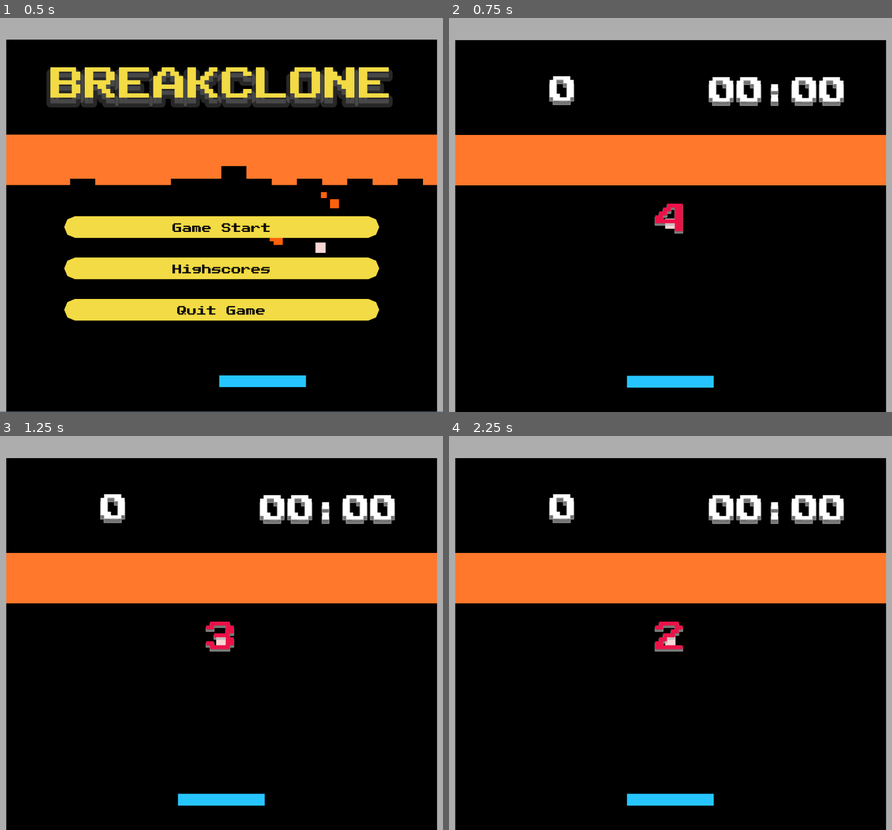
Above: before the commit, frames 1-4 (two rows, left to right).
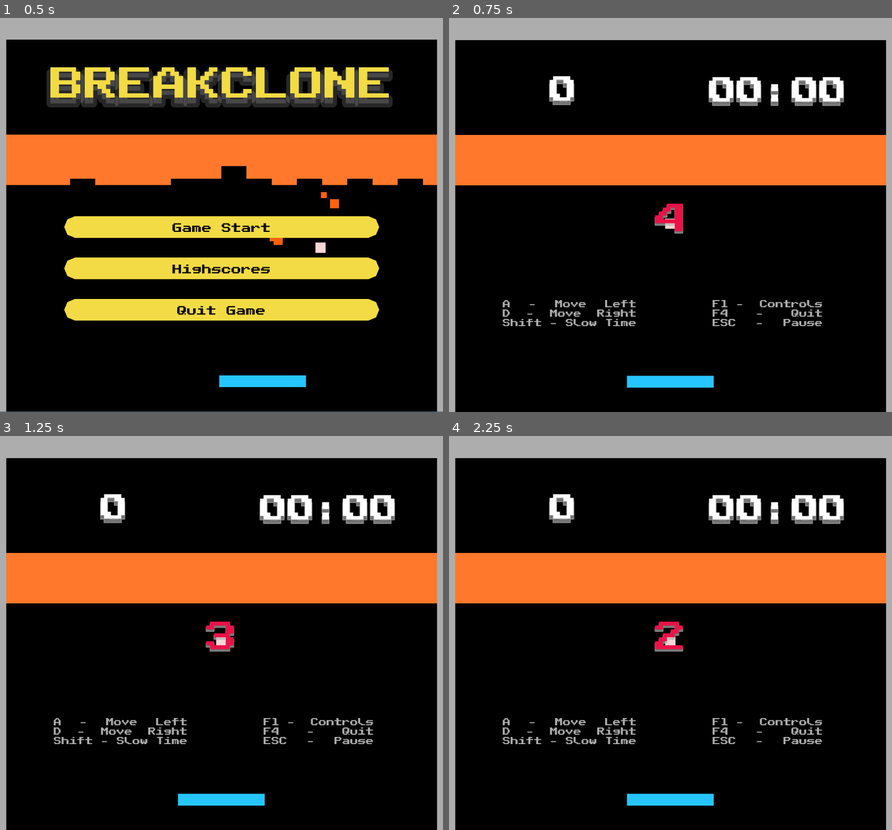
Above: after the commit, the same moments.

Repository: KeiGar/OrbFall
Game: Godot game, scene res://scenes/menus/main_menu_controls.tscn
Same seed, same stepped clock (60 frames per second), same inputs: the game is played once before the commit and once after it.
Inputs:
- Up to frame 1 (0.5 s): no input
- Up to frame 2 (0.75 s): click "Game Start" at 0.5 s
- Up to frame 3 (1.25 s): no input
- Up to frame 4 (2.25 s): tap Enter at 1.25, 2.1 s; hold D (player_moveRight) 1.28-2.03 s; hold Enter 1.28-2.03 s; tap Space at 2 s; hold Shift (slow_down_time) from 2.03 s (still down)

Frame 1 is identical in both runs. In frame 2, 1.0% of the frame differs, in the area x 12-85%, y 71-79%; in frame 3, 1.0%; in frame 4, 1.0%.

Commit message:
added hud for game controls

Diff:
--- a/project.godot
+++ b/project.godot
@@ -53,3 +53,8 @@
 "events": [Object(InputEventKey,"resource_local_to_scene":false,"resource_name":"","device":-1,"window_id":0,"alt_press …(195 unchanged characters)…
 ]
 }
+toggle_hud={
+"deadzone": 0.2,
+"events": [Object(InputEventKey,"resource_local_to_scene":false,"resource_name":"","device":-1,"window_id":0,"alt_pressed":false,"shift_pressed":false,"ctrl_pressed":false,"meta_pressed":false,"pressed":false,"keycode":0,"physical_keycode":4194332,"key_label":0,"unicode":0,"location":0,"echo":false,"script":null)
+]
+}
--- a/scenes/game_assets/game.tscn
+++ b/scenes/game_assets/game.tscn
@@ -1,10 +1,11 @@
-[gd_scene load_steps=16 format=3 uid="uid://dld6rt8cylm2"]
+[gd_scene load_steps=17 format=3 uid="uid://dld6rt8cylm2"]
 
 [ext_resource type="Script" uid="uid://d1b7odoxshqad" path="res://scripts/game_assets/game.gd" id="1_lbhrr"]
 [ext_resource type="Script" uid="uid://ccm70s242m0kt" path="res://scripts/game_assets/game_timer.gd" id="2_iywne"]
 [ext_resource type="FontFile" uid="uid://dfbrfi1pnqbms" path="res://styles/fonts/PublicPixel-rv0pA.ttf" id="2_pc6uq"]
 [ext_resource type="PackedScene" uid="uid://bfexw7mgg1cck" path="res://scenes/game_assets/level_scene.tscn" id="3_dqskq"]
 [ext_resource type="PackedScene" uid="uid://cd0hrtf2laq6a" path="res://scenes/menus/game_over_screen.tscn" id="7_po76p"]
+[ext_resource type="PackedScene" uid="uid://dtjn82e0kob50" path="res://scenes/menus/hud_game_controls.tscn" id="7_t70e6"]
 [ext_resource type="PackedScene" uid="uid://epwevbbl7hwq" path="res://scenes/menus/pause_menu.tscn" id="7_u5sy4"]
 
 [sub_resource type="LabelSettings" id="LabelSettings_p57ef"]
@@ -155,6 +156,17 @@
 }
 speed_scale = 3.874
 
+[node name="HUDGameControls" parent="." instance=ExtResource("7_t70e6")]
+anchors_preset = 0
+anchor_right = 0.0
+anchor_bottom = 0.0
+offset_top = 473.0
+offset_bottom = 473.0
+grow_horizontal = 1
+grow_vertical = 1
+size_flags_horizontal = 8
+size_flags_vertical = 8
+
 [connection signal="game_start" from="." to="GameTimer" method="_on_game_game_start"]
 [connection signal="pause" from="." to="Menus/PauseMenu" method="_on_game_pause"]
 [connection signal="unpause" from="." to="Menus/PauseMenu" method="_on_game_unpause"]
--- /dev/null
+++ b/scenes/menus/hud_game_controls.tscn
@@ -0,0 +1,101 @@
+[gd_scene load_steps=5 format=3 uid="uid://dtjn82e0kob50"]
+
+[ext_resource type="FontFile" uid="uid://dfbrfi1pnqbms" path="res://styles/fonts/PublicPixel-rv0pA.ttf" id="1_2p3fb"]
+
+[sub_resource type="StyleBoxFlat" id="StyleBoxFlat_8im2c"]
+content_margin_left = 4.0
+content_margin_top = 4.0
+content_margin_right = 4.0
+content_margin_bottom = 4.0
+bg_color = Color(1, 1, 1, 0.75)
+draw_center = false
+border_width_left = 2
+border_width_top = 2
+border_width_right = 2
+border_width_bottom = 2
+corner_radius_top_left = 3
+corner_radius_top_right = 3
+corner_radius_bottom_right = 3
+corner_radius_bottom_left = 3
+corner_detail = 5
+expand_margin_left = 2.0
+expand_margin_top = 2.0
+expand_margin_right = 2.0
+expand_margin_bottom = 2.0
+
+[sub_resource type="StyleBoxEmpty" id="StyleBoxEmpty_r5pdl"]
+
+[sub_resource type="Theme" id="Theme_p6vpu"]
+Label/colors/font_color = Color(1, 1, 1, 0.69411767)
+Label/colors/font_outline_color = Color(0, 0, 0, 1)
+Label/colors/font_shadow_color = Color(0, 0, 0, 0)
+Label/constants/line_spacing = 3
+Label/constants/outline_size = 0
+Label/constants/shadow_offset_x = 1
+Label/constants/shadow_offset_y = 1
+Label/constants/shadow_outline_size = 1
+Label/font_sizes/font_size = 20
+Label/fonts/font = ExtResource("1_2p3fb")
+Label/styles/focus = SubResource("StyleBoxFlat_8im2c")
+Label/styles/normal = SubResource("StyleBoxEmpty_r5pdl")
+
+[node name="HUDGameControls" type="Control"]
+layout_mode = 3
+anchors_preset = 15
+anchor_right = 1.0
+anchor_bottom = 1.0
+grow_horizontal = 2
+grow_vertical = 2
+theme = SubResource("Theme_p6vpu")
+
+[node name="GridContainer" type="GridContainer" parent="."]
+layout_mode = 1
+anchors_preset = 3
+anchor_left = 1.0
+anchor_top = 1.0
+anchor_right = 1.0
+anchor_bottom = 1.0
+offset_left = -426.0
+offset_top = -280.0
+grow_horizontal = 0
+grow_vertical = 0
+
+[node name="LBL_KEY_A" type="Label" parent="GridContainer"]
+layout_mode = 2
+text = "A - Move Left"
+horizontal_alignment = 3
+
+[node name="LBL_KEY_D" type="Label" parent="GridContainer"]
+layout_mode = 2
+text = "D - Move Right"
+horizontal_alignment = 3
+
+[node name="LBL_KEY_SHIFT" type="Label" parent="GridContainer"]
+layout_mode = 2
+text = "Shift - Slow Time"
+horizontal_alignment = 3
+
+[node name="GridContainer3" type="GridContainer" parent="."]
+layout_mode = 1
+anchors_preset = 2
+anchor_top = 1.0
+anchor_bottom = 1.0
+offset_left = 107.0
+offset_top = -280.0
+offset_right = 1125.0
+grow_vertical = 0
+
+[node name="LBL_KEY_F1" type="Label" parent="GridContainer3"]
+layout_mode = 2
+text = "F1 -  Controls"
+horizontal_alignment = 3
+
+[node name="LBL_KEY_F4" type="Label" parent="GridContainer3"]
+layout_mode = 2
+text = "F4 - Quit"
+horizontal_alignment = 3
+
+[node name="LBL_KEY_ESC" type="Label" parent="GridContainer3"]
+layout_mode = 2
+text = "ESC - Pause"
+horizontal_alignment = 3
--- a/scenes/menus/main_menu_controls.tscn
+++ b/scenes/menus/main_menu_controls.tscn
@@ -11,6 +11,21 @@
 shadow_size = 40
 shadow_color = Color(1, 1, 1, 0.15294118)
 shadow_offset = Vector2(0, 15)
+
+[sub_resource type="Animation" id="Animation_bfmg7"]
+length = 0.001
+tracks/0/type = "value"
+tracks/0/imported = false
+tracks/0/enabled = true
+tracks/0/path = NodePath(".:label_settings:font_size")
+tracks/0/interp = 1
+tracks/0/loop_wrap = true
+tracks/0/keys = {
+"times": PackedFloat32Array(0),
+"transitions": PackedFloat32Array(1),
+"update": 1,
+"values": [100]
+}
 
 [sub_resource type="Animation" id="Animation_3dbro"]
 resource_name = "game_title_animation"
@@ -26,21 +41,6 @@
 "transitions": PackedFloat32Array(1, 1),
 "update": 0,
 "values": [100, 75]
-}
-
-[sub_resource type="Animation" id="Animation_bfmg7"]
-length = 0.001
-tracks/0/type = "value"
-tracks/0/imported = false
-tracks/0/enabled = true
-tracks/0/path = NodePath(".:label_settings:font_size")
-tracks/0/interp = 1
-tracks/0/loop_wrap = true
-tracks/0/keys = {
-"times": PackedFloat32Array(0),
-"transitions": PackedFloat32Array(1),
-"update": 1,
-"values": [100]
 }
 
 [sub_resource type="AnimationLibrary" id="AnimationLibrary_opfvd"]
--- a/scripts/game_assets/game.gd
+++ b/scripts/game_assets/game.gd
@@ -6,6 +6,7 @@
 @onready var vignete_effect: TextureRect = $PostEffects/VigneteEffect
 @onready var animation_player: AnimationPlayer = $PostEffects/AnimationPlayer
 @onready var camera: Camera2D = $Camera2D
+@onready var hud_game_controls: Control = $HUDGameControls
 
 
 signal game_start
@@ -43,6 +44,8 @@
 			pauseGame()
 
 func readUserInput_GeneralControls() -> void:
+	if Input.is_action_just_released("toggle_hud"):
+		hud_game_controls.visible = not hud_game_controls.visible
 	if Input.is_action_pressed("quit_game"):
 		get_tree().quit(0)
 
